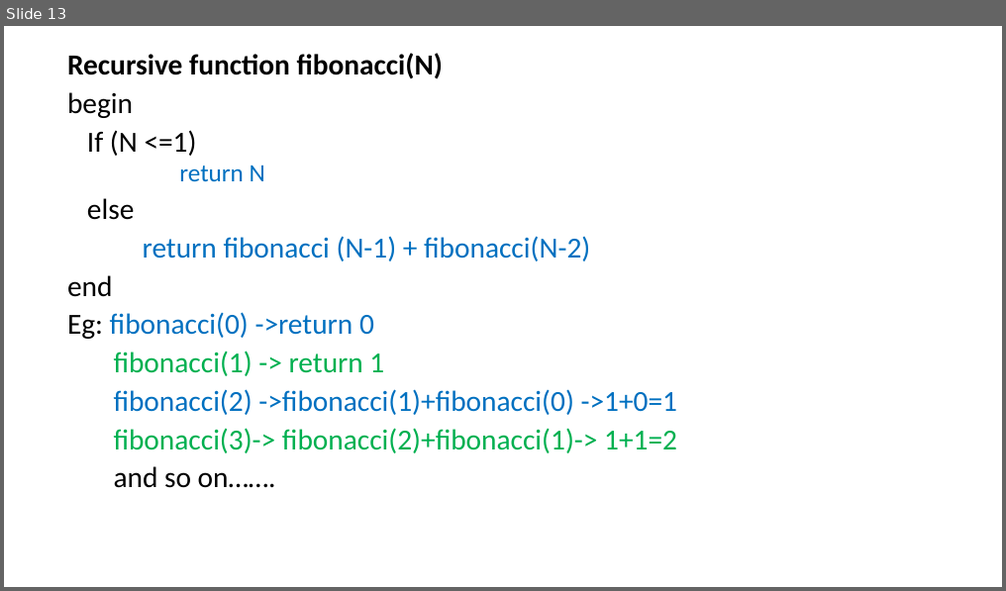
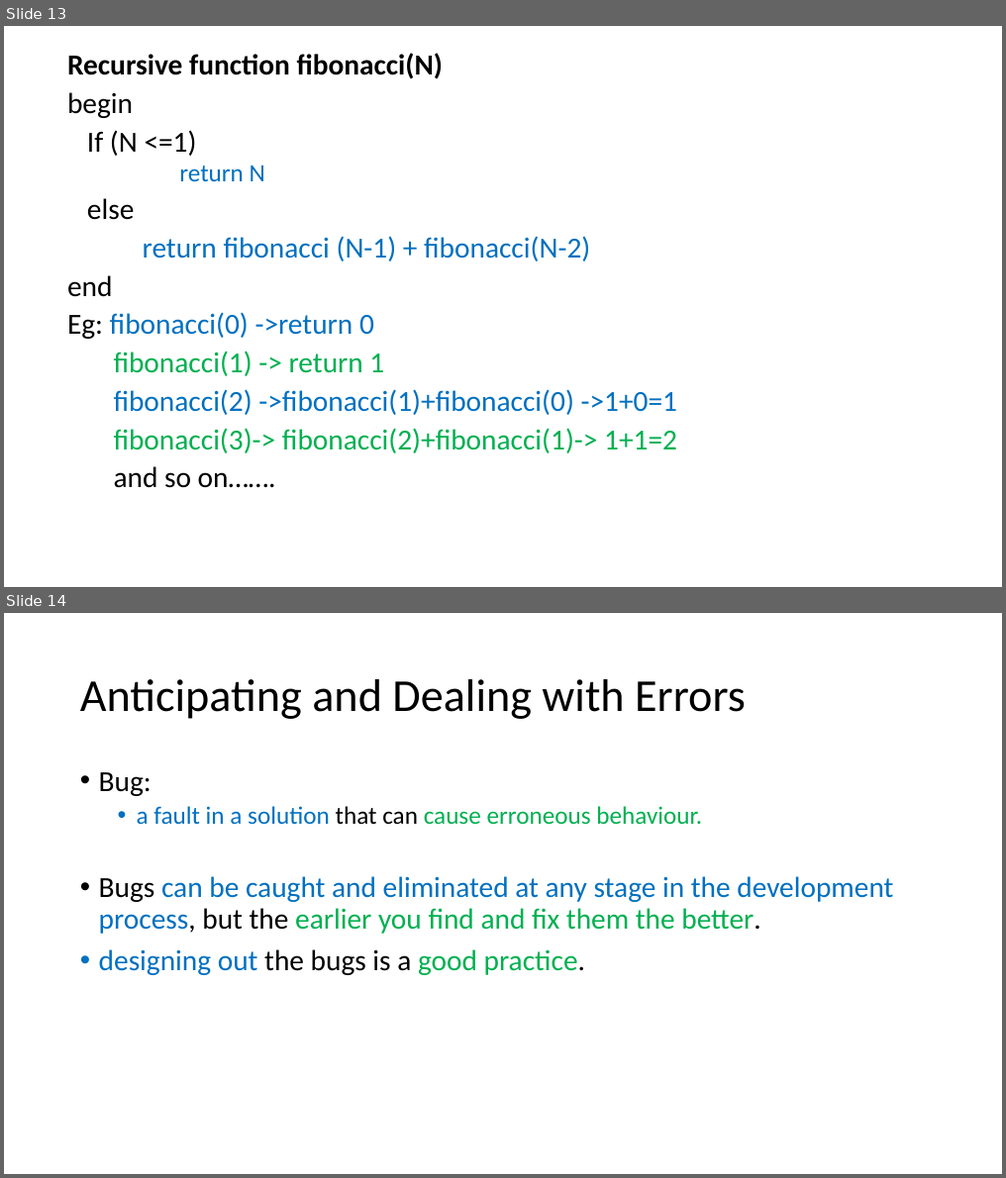
Before and after one commit to tgashwinkumar/college-stuffs, a slide deck: G1/SEM 1 - Python Programming/PDFs/Unit II Algorithmic Problem solving.pptx. Shown one above the other, each under a label of ours: slide 13 before the commit, slides 13 and 14 after it. The pictures are 1006x591 and 1006x1178 pixels, drawn with LibreOffice and Linux fonts; fonts in the diff are those of the drawing. Boxes give left, top, right and bottom in pixels: in the first picture for what was removed or moved away, otherwise in the second. Text is boxed around its words. In the diff, an @@ line names an element or a change of style, - is before the commit and + after.

```diff
--- a/G1/SEM 1 - Python Programming/PDFs/Unit II Algorithmic Problem solving.pptx
+++ b/G1/SEM 1 - Python Programming/PDFs/Unit II Algorithmic Problem solving.pptx
@@ slide 14 added at box(4, 613, 1002, 1174), background #FFFFFF @@
@@ title added at box(80, 679, 746, 719), 44 pt, text #000000 @@
+Anticipating and Dealing with Errors
@@ text added at box(99, 772, 893, 975), 28 pt, text #0070C0 @@
+• Bug:
+  • a fault in a solution that can cause erroneous behaviour.
+  • Bugs can be caught and eliminated at any stage in the development process, but the earlier you find and fix them the better.
+  • designing out the bugs is a good practice.
```
Also in this commit, not shown: 12 other slides added, 27 other files.
